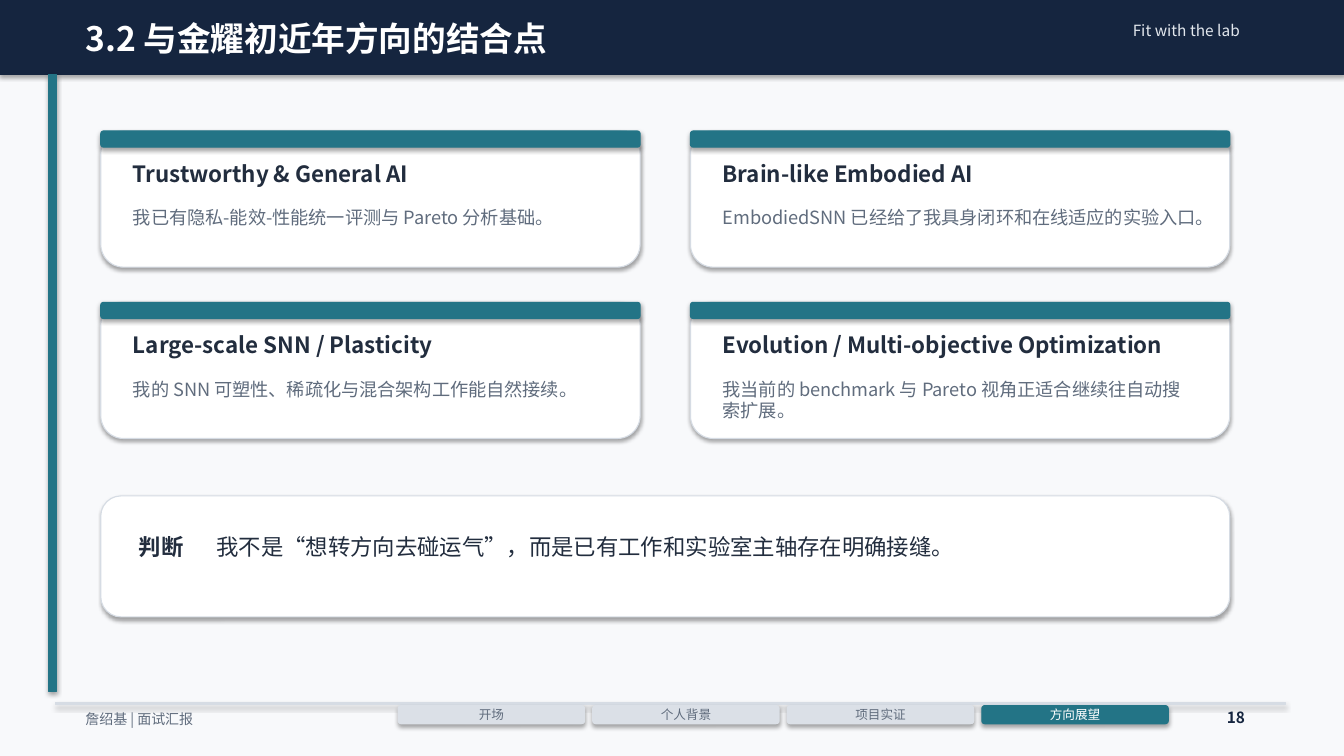
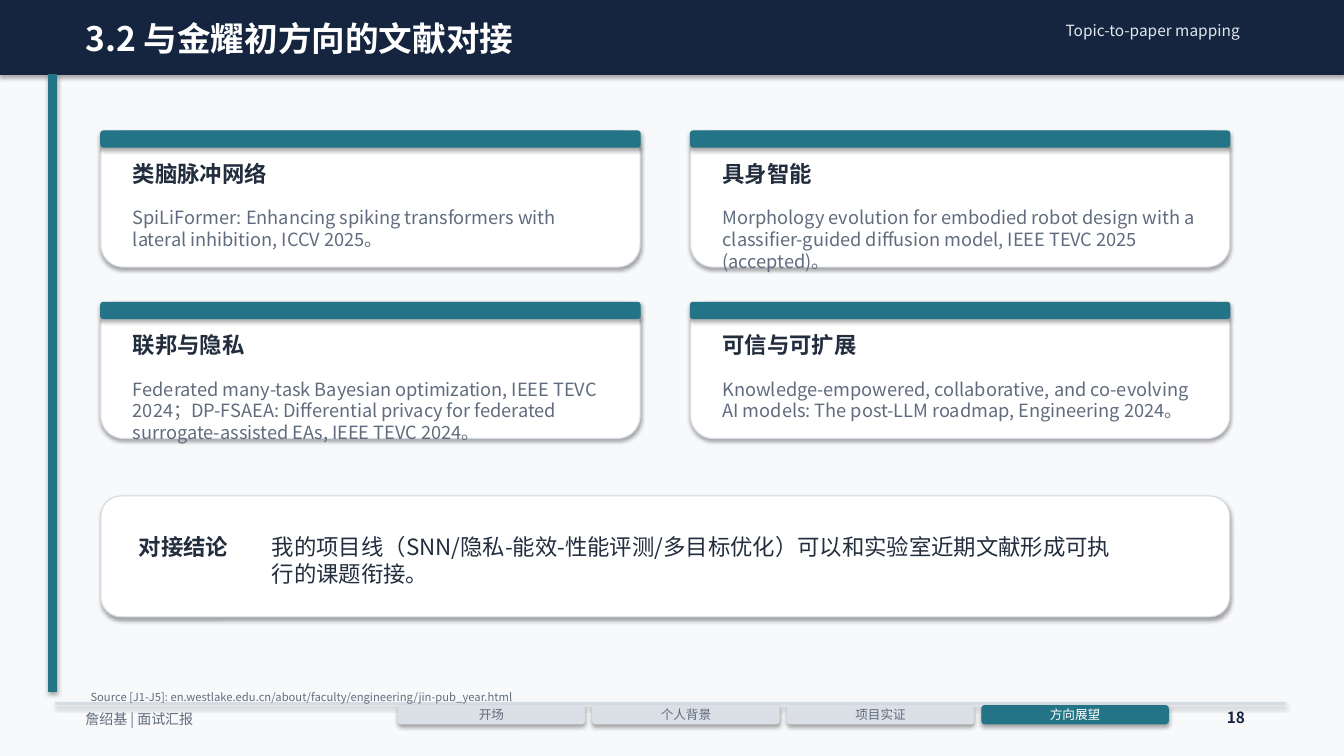
Before and after one commit to ZhanMous/PrivEnergyBench, a slide deck: slide 18 of docs/20min_面试汇报_詹绍基_20页图表版.pptx. Drawn at 1344x756 pixels with LibreOffice and Linux fonts; fonts in the diff are those of the drawing. Boxes give left, top, right and bottom in pixels: in the first picture for what was removed or moved away, otherwise in the second. Text is boxed around its words. In the diff, an @@ line names an element or a change of style, - is before the commit and + after.

```diff
--- a/docs/20min_面试汇报_詹绍基_20页图表版.pptx
+++ b/docs/20min_面试汇报_詹绍基_20页图表版.pptx
@@ text at (x1=85, y1=22, x2=514, y2=54): text changed @@
-3.2 与金耀初近年方向的结合点
+3.2 与金耀初方向的文献对接
@@ text at (x1=1066, y1=24, x2=1239, y2=40): text changed @@
-Fit with the lab
+Topic-to-paper mapping
@@ text at (x1=133, y1=163, x2=267, y2=184): text changed @@
-Trustworthy & General AI
+类脑脉冲网络
@@ text at (x1=723, y1=163, x2=812, y2=184): text changed @@
-Brain-like Embodied AI
+具身智能
@@ text at (x1=133, y1=209, x2=555, y2=249): text changed @@
-我已有隐私-能效-性能统一评测与 Pareto 分析基础。
+SpiLiFormer: Enhancing spiking transformers with lateral inhibition, ICCV 2025。
@@ text at (x1=723, y1=209, x2=1194, y2=273): text changed @@
-EmbodiedSNN 已经给了我具身闭环和在线适应的实验入口。
+Morphology evolution for embodied robot design with a classifier-guided diffusion model, IEEE TEVC 2025 (accepted)。
@@ text at (x1=133, y1=334, x2=245, y2=355): text changed @@
-Large-scale SNN / Plasticity
+联邦与隐私
@@ text at (x1=723, y1=334, x2=857, y2=355): text changed @@
-Evolution / Multi-objective Optimization
+可信与可扩展
@@ text at (x1=133, y1=381, x2=596, y2=444): text changed @@
-我的 SNN 可塑性、稀疏化与混合架构工作能自然接续。
+Federated many-task Bayesian optimization, IEEE TEVC 2024；DP-FSAEA: Differential privacy for federated surrogate-assisted EAs, IEEE TEVC 2024。
@@ text at (x1=723, y1=381, x2=1189, y2=422): text changed @@
-我当前的 benchmark 与 Pareto 视角正适合继续往自动搜索扩展。
+Knowledge-empowered, collaborative, and co-evolving AI models: The post-LLM roadmap, Engineering 2024。
@@ text at (x1=139, y1=536, x2=228, y2=557): text changed @@
-判断
+对接结论
@@ text at (x1=272, y1=536, x2=1110, y2=584): text changed @@
-我不是“想转方向去碰运气”，而是已有工作和实验室主轴存在明确接缝。
+我的项目线（SNN/隐私-能效-性能评测/多目标优化）可以和实验室近期文献形成可执行的课题衔接。
@@ text added at (x1=91, y1=692, x2=513, y2=704), 8 pt, text #606C7D @@
+Source [J1-J5]: en.westlake.edu.cn/about/faculty/engineering/jin-pub_year.html
```
Also in this commit, not shown: 15 other slides changed, 1 slide added, 17 other files.
